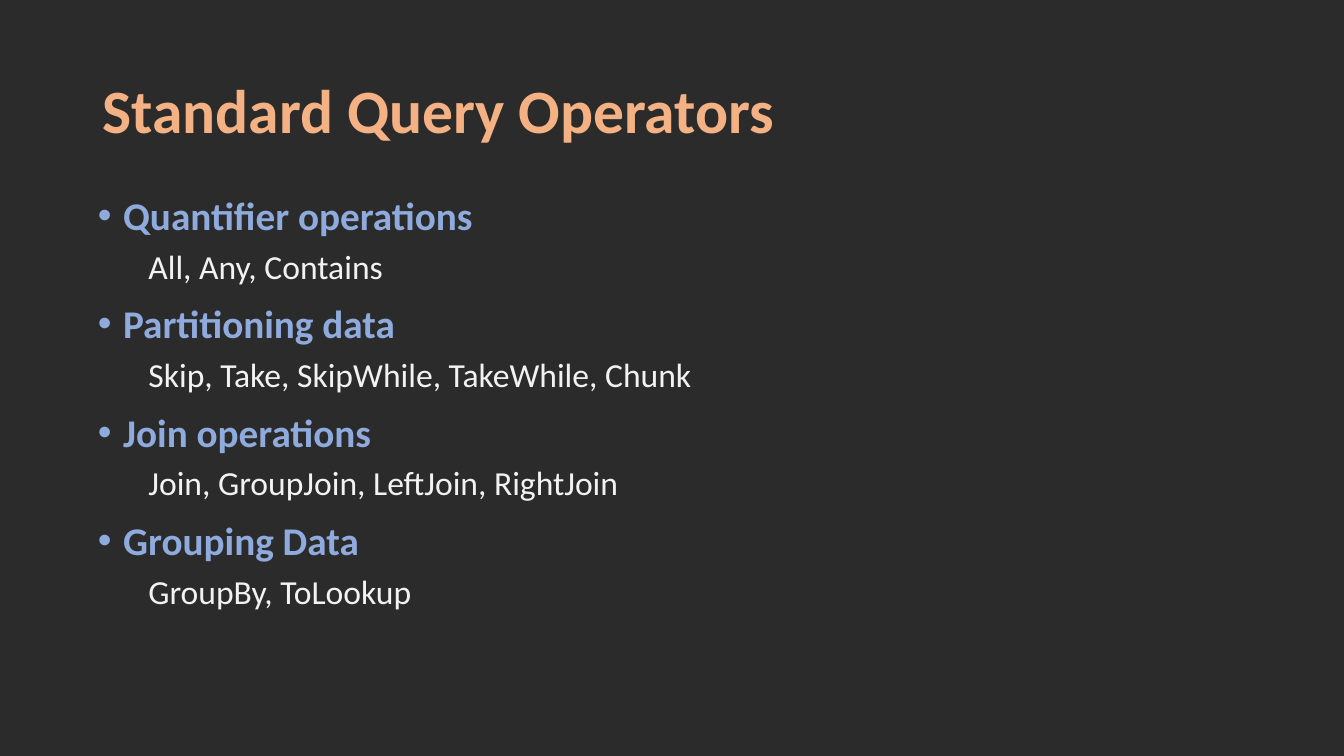
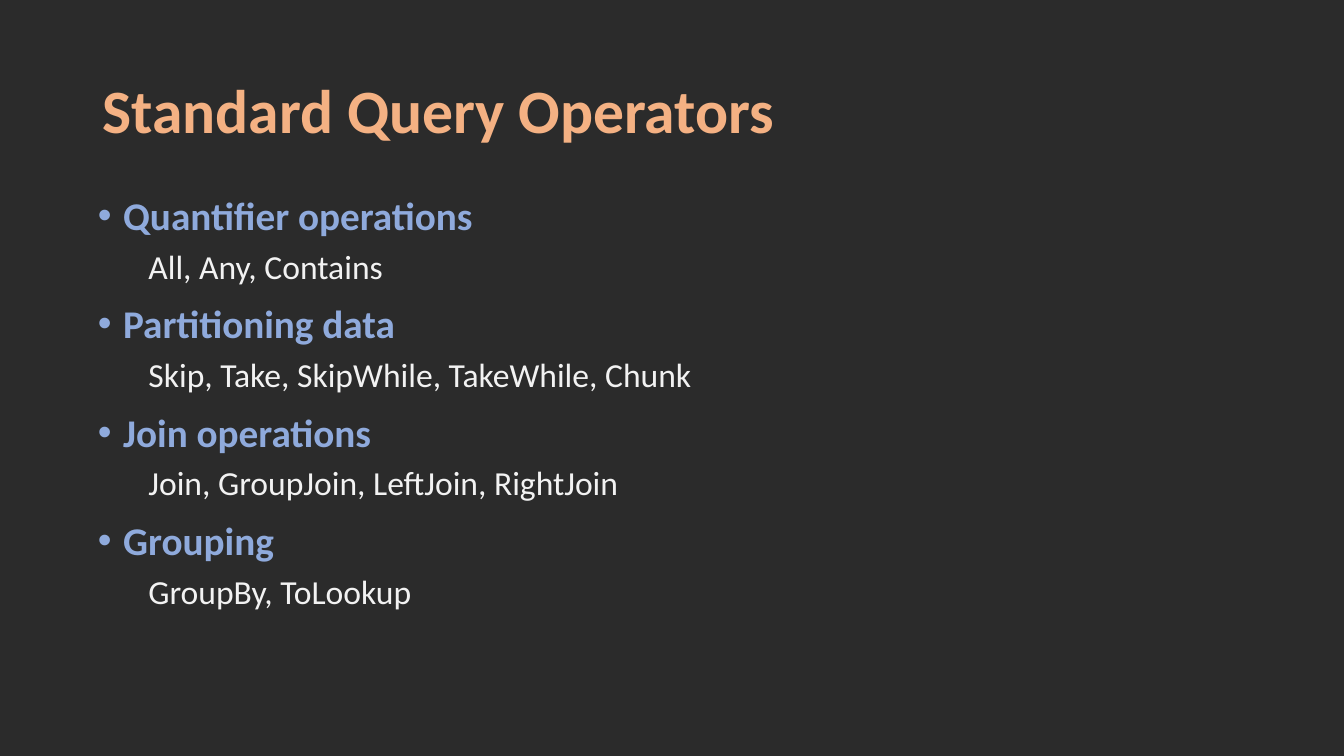
Before and after one commit to karthik9728/Linq, a slide deck: slide 7 of Linq.pptx. Drawn at 1344x756 pixels with LibreOffice and Linux fonts; fonts in the diff are those of the drawing; background and template pictures are left out; a plain dark background stands for a picture behind light text. Boxes give left, top, right and bottom in pixels: in the first picture for what was removed or moved away, otherwise in the second. Text is boxed around its words. In the diff, an @@ line names an element or a change of style, - is before the commit and + after.

```diff
--- a/Linq.pptx
+++ b/Linq.pptx
@@ text at [123,527,274,562]: text changed @@
-• Grouping Data
+• Grouping
```
